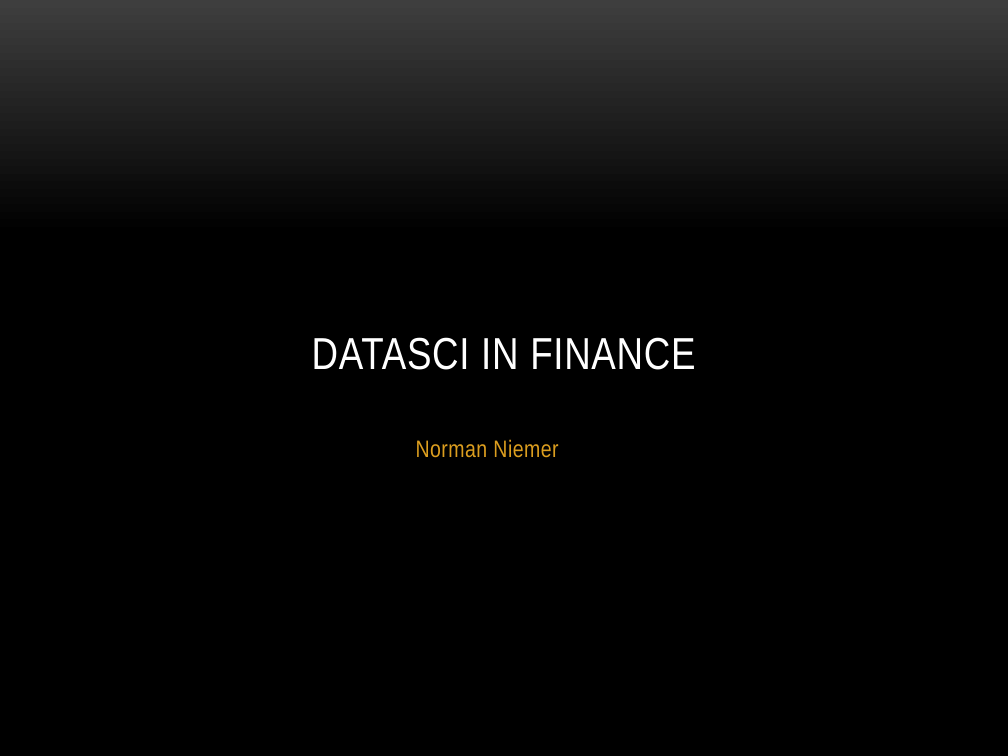
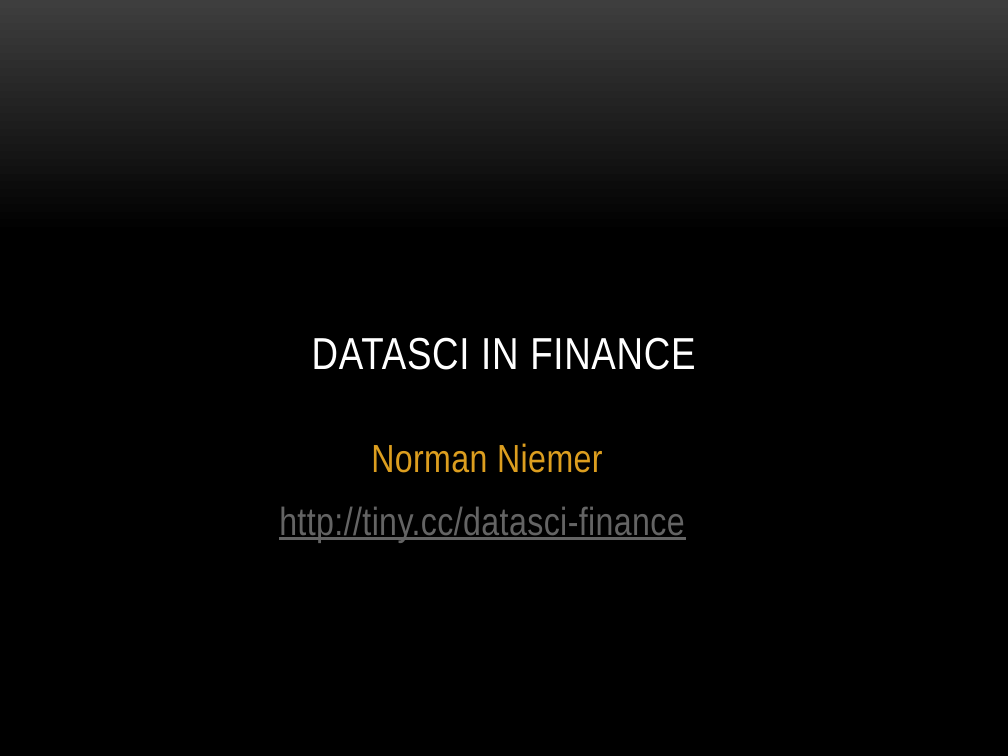
Before and after one commit to coryang/datasci-finance, a slide deck: slide 1 of Datasci finance UBS 2016.09.12.pptx. Drawn at 1008x756 pixels with LibreOffice and Linux fonts; fonts in the diff are those of the drawing; background and template pictures are left out. Boxes give left, top, right and bottom in pixels: in the first picture for what was removed or moved away, otherwise in the second. Text is boxed around its words. In the diff, an @@ line names an element or a change of style, - is before the commit and + after.

```diff
--- a/Datasci finance UBS 2016.09.12.pptx
+++ b/Datasci finance UBS 2016.09.12.pptx
@@ subtitle at [371,443,602,473]: size 17 to 28 pt in "Norman Niemer"; more space between paragraphs @@
@@ subtitle at [279,506,685,543]: paragraph added @@
+http://tiny.cc/datasci-finance
```
Also in this commit, not shown: 3 other slides changed, 2 slides added, 1 slide removed, 1 other file.
